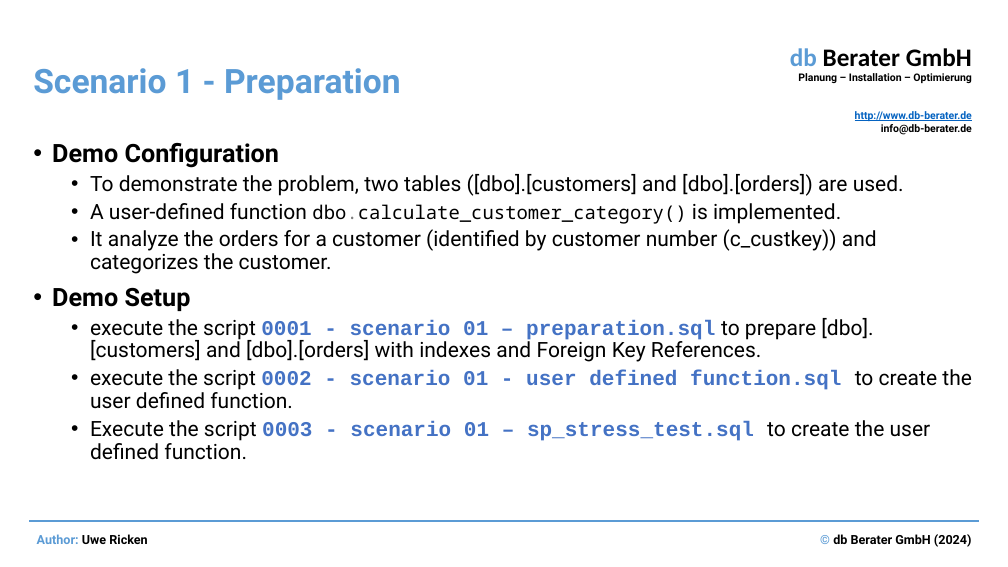
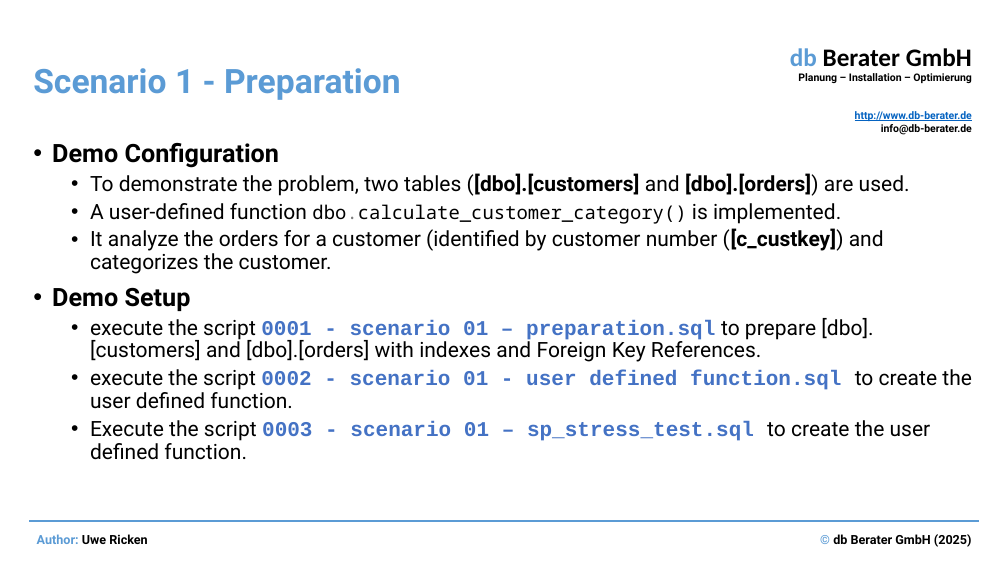
Before and after one commit to uricken1964/Workshop---Making-Bad-Codes-Better, a slide deck: slide 18 of Preparation and Documents/Performance optimization by identifying and correcting bad SQL code.pptx. Drawn at 1008x567 pixels with LibreOffice and Linux fonts; fonts in the diff are those of the drawing. Boxes give left, top, right and bottom in pixels: in the first picture for what was removed or moved away, otherwise in the second. Text is boxed around its words. In the diff, an @@ line names an element or a change of style, - is before the commit and + after.

```diff
--- a/Preparation and Documents/Performance optimization by identifying and correcting bad SQL code.pptx
+++ b/Preparation and Documents/Performance optimization by identifying and correcting bad SQL code.pptx
@@ text at (x1=90, y1=173, x2=910, y2=196): bold on in "([dbo].[customers] [dbo].[orders])" @@
@@ text at (x1=90, y1=228, x2=884, y2=274): text changed @@
-  • It analyze the orders for a customer (identified by customer number (c_custkey)) and categorizes the customer.
+  • It analyze the orders for a customer (identified by customer number ([c_custkey]) and categorizes the customer.
@@ text at (x1=833, y1=534, x2=972, y2=547): text changed @@
-© db Berater GmbH (2024)
+© db Berater GmbH (2025)
```
Also in this commit, not shown: 18 other slides changed, 2 slides added, 1 slide removed, 18 other files.
